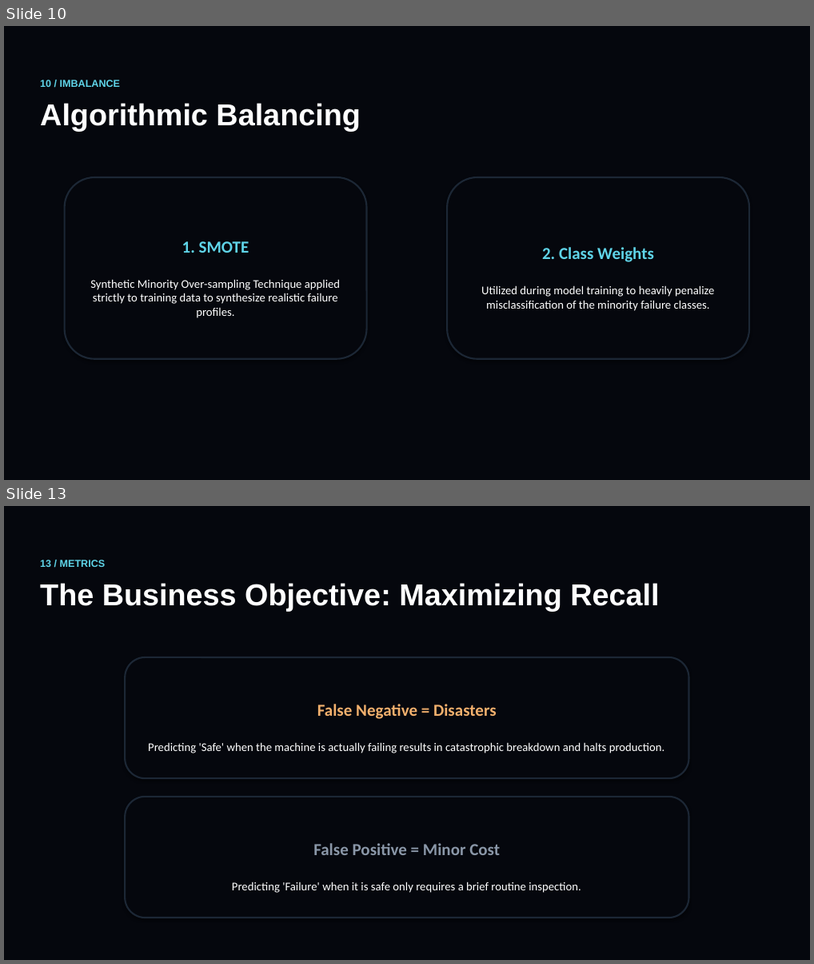
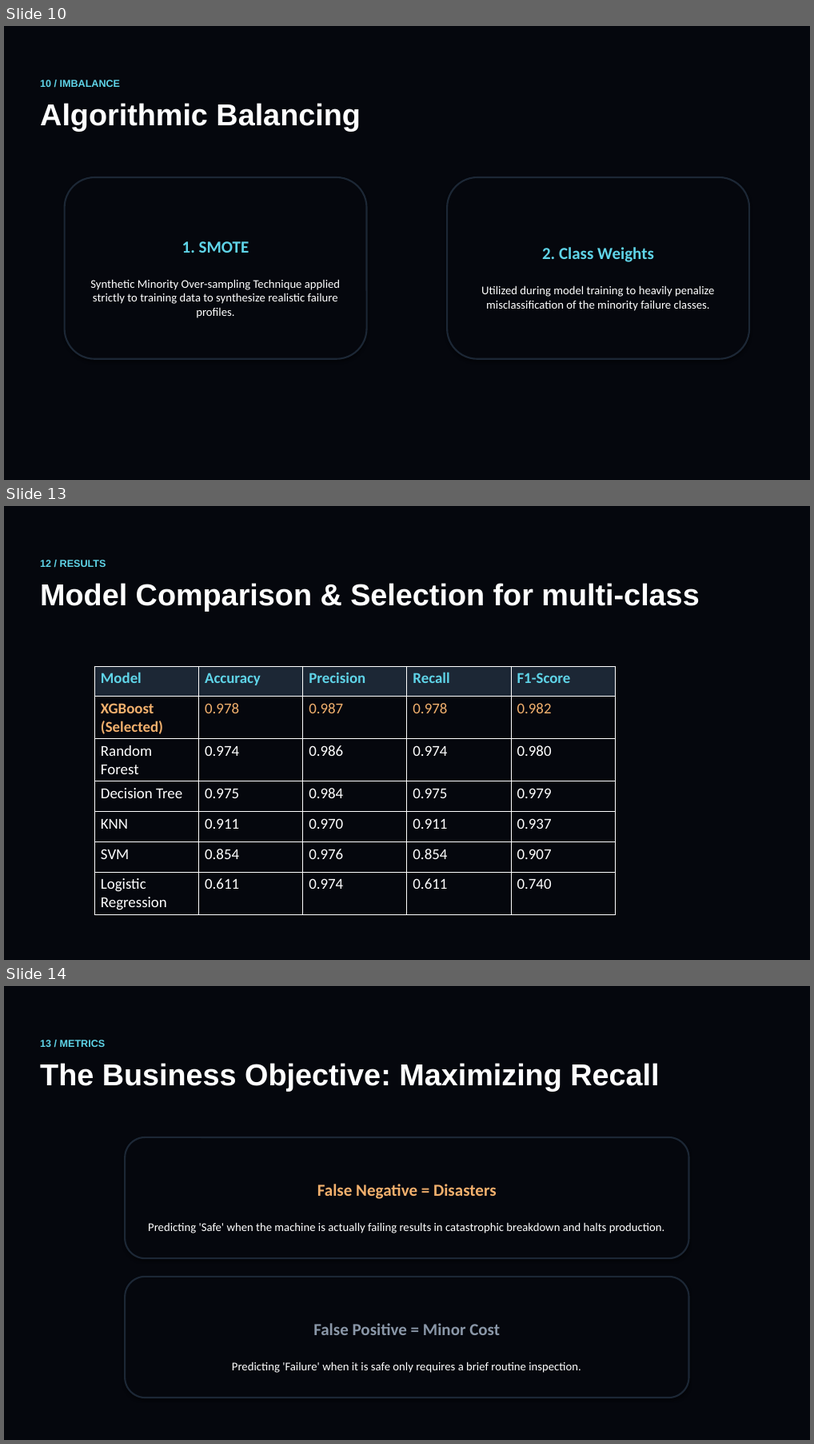
Before and after one commit to mohamed-55ai/predictive-maintenance-system, a slide deck: Predictive_Maintenance_Presentation.pptx. Shown one above the other, each under a label of ours: slides 10 and 13 before the commit, slides 10, 13 and 14 after it; the slides between them are not shown. The pictures are 814x964 and 814x1444 pixels, drawn with LibreOffice and Linux fonts; fonts in the diff are those of the drawing. Boxes give left, top, right and bottom in pixels: in the first picture for what was removed or moved away, otherwise in the second. Text is boxed around its words. In the diff, an @@ line names an element or a change of style, - is before the commit and + after.

```diff
--- a/Predictive_Maintenance_Presentation.pptx
+++ b/Predictive_Maintenance_Presentation.pptx
@@ slide 13 added at [4, 506, 810, 960], background #05070D @@
@@ text added at [40, 560, 106, 567], 12 pt, text #5FD4E8, bold @@
+12 / RESULTS
@@ text added at [40, 583, 699, 611], 36 pt, text #FFFFFF, bold @@
+Model Comparison & Selection for multi-class
@@ table added at [94, 666, 615, 914], 7 rows, 5 columns @@
+Model | Accuracy | Precision | Recall | F1-Score
+XGBoost (Selected) | 0.978 | 0.987 | 0.978 | 0.982
+Random Forest | 0.974 | 0.986 | 0.974 | 0.980
+Decision Tree | 0.975 | 0.984 | 0.975 | 0.979
+KNN | 0.911 | 0.970 | 0.911 | 0.937
+SVM | 0.854 | 0.976 | 0.854 | 0.907
+Logistic Regression | 0.611 | 0.974 | 0.611 | 0.740
@@ what was slide 13 is now slide 14 @@
```
Also in this commit, not shown: 2 slides changed, 1 other file.
